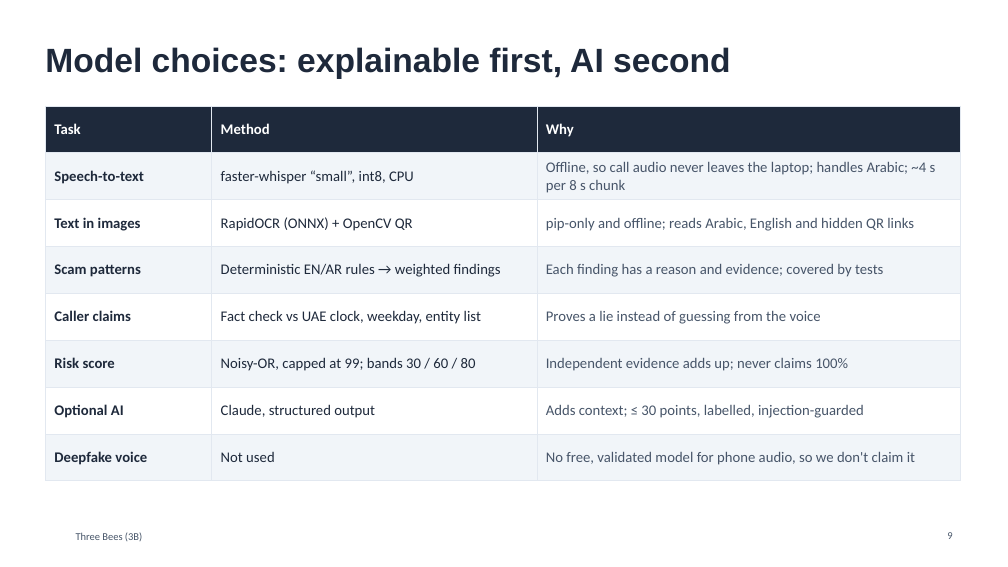
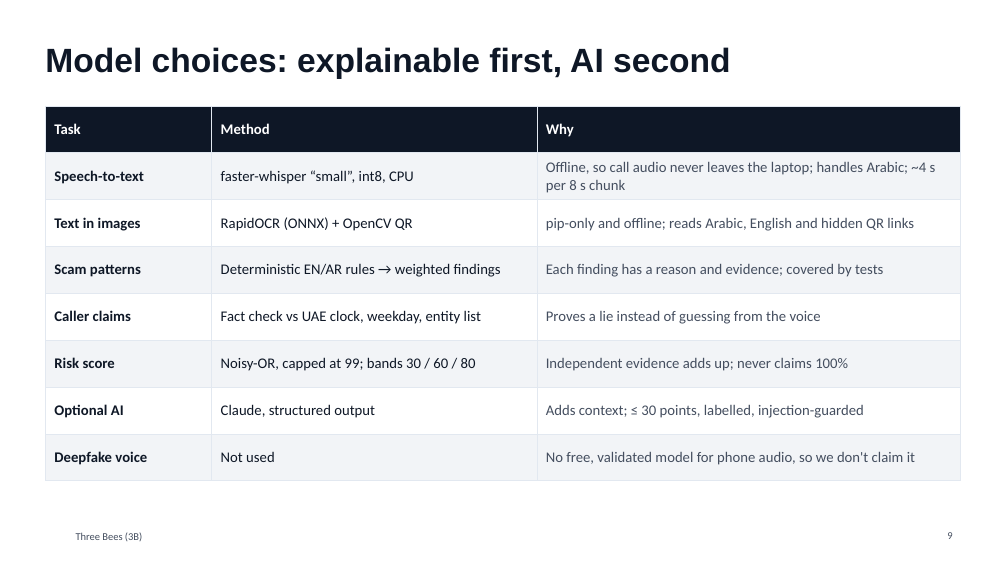
Before and after one commit to Mezx-1/three-bees, a slide deck: slide 9 of docs/presentation/ThreeBees_3B.pptx. Drawn at 1008x567 pixels with LibreOffice and Linux fonts; fonts in the diff are those of the drawing; background and template pictures are left out. Boxes give left, top, right and bottom in pixels: in the first picture for what was removed or moved away, otherwise in the second. Text is boxed around its words. In the diff, an @@ line names an element or a change of style, - is before the commit and + after.

```diff
--- a/docs/presentation/ThreeBees_3B.pptx
+++ b/docs/presentation/ThreeBees_3B.pptx
@@ title "Model choices: explainable first, AI ..." at box(45, 47, 731, 79): text colour #1E293B to #0E1726 @@
@@ table at box(45, 106, 960, 469) @@
@@ fill #1E293B to #0E1726 in row 1 @@
@@ fill #F1F5F9 to #F2F4F7 in 12 cells @@
@@ text colour #1E293B to #0E1726 in "Speech-to-text", "faster-whisper “small”, int8, CPU", "Text in images", "RapidOCR (ONNX) + OpenCV QR" and 10 more places @@
@@ text colour #475569 to #444E5F in "Offline, so call audio never leaves the ...", "pip-only and offline; reads Arabic, English and ...", "Each finding has a reason and evidence; ...", "Proves a lie instead of guessing from ..." and 3 more places @@
```
Also in this commit, not shown: 12 other slides changed, 3 other files.
